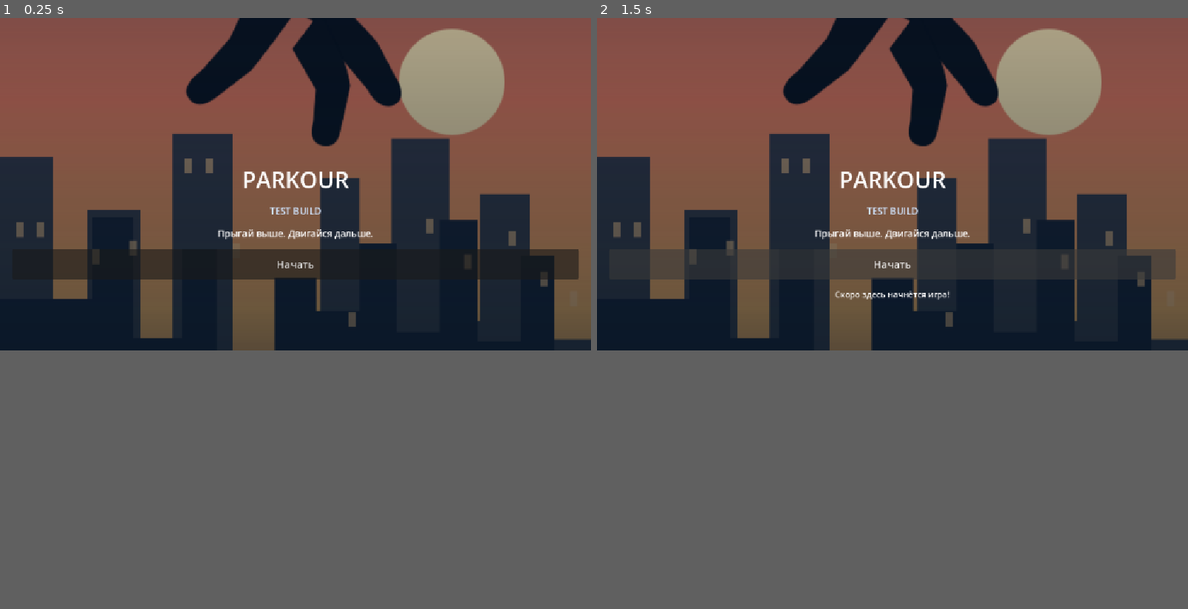
Above: before the commit, frames 1-2 (left to right).
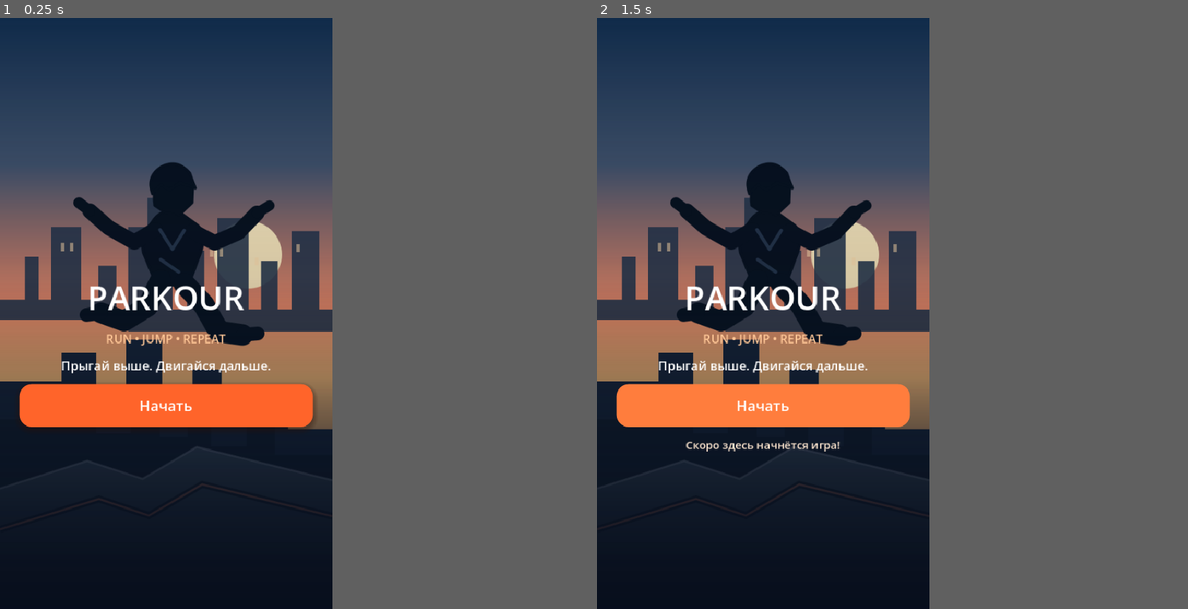
Above: after the commit, the same moments.

Repository: starden-opsv/Parkour
Game: Godot game, scene res://main.tscn
The game is run twice, just before and just after one commit, with the same random seed, the same clock (stepped at 60 frames per second) and the same inputs.
Inputs:
- Up to frame 1 (0.25 s): no input
- Up to frame 2 (1.5 s): click "Начать" at 0.5 s; click "Начать" at 1.25 s
In our replay, the window is 800x450 before the commit and 450x800 after it. These sizes can differ from the game's own. Grey fills any space a smaller window leaves; there, only what the larger window draws over its background counts as a difference.

The runs differ from the first frame. In frame 1, 64% of the frame differs, in the area x 0-100%, y 0-100%; in frame 2, 66%.

Commit message:
Improve portrait welcome screen and sunset styling

Diff:
--- a/main.tscn
+++ b/main.tscn
@@ -1,7 +1,24 @@
-[gd_scene load_steps=3 format=3]
+[gd_scene load_steps=5 format=3]
 
 [ext_resource type="Texture2D" path="res://splash.svg" id="1_bg"]
 [ext_resource type="Script" path="res://main.gd" id="2_script"]
+
+[sub_resource type="StyleBoxFlat" id="StyleBoxFlat_button"]
+bg_color = Color(1, 0.392157, 0.164706, 1)
+corner_radius_top_left = 18
+corner_radius_top_right = 18
+corner_radius_bottom_right = 18
+corner_radius_bottom_left = 18
+shadow_color = Color(0.16, 0.06, 0.03, 0.35)
+shadow_size = 8
+shadow_offset = Vector2(0, 4)
+
+[sub_resource type="StyleBoxFlat" id="StyleBoxFlat_button_hover"]
+bg_color = Color(1, 0.49, 0.24, 1)
+corner_radius_top_left = 18
+corner_radius_top_right = 18
+corner_radius_bottom_right = 18
+corner_radius_bottom_left = 18
 
 [node name="Main" type="Control"]
 layout_mode = 3
@@ -26,32 +43,32 @@
 anchors_preset = 15
 anchor_right = 1.0
 anchor_bottom = 1.0
-offset_left = 24.0
-offset_top = 72.0
-offset_right = -24.0
-offset_bottom = -56.0
+offset_left = 28.0
+offset_top = 46.0
+offset_right = -28.0
+offset_bottom = -42.0
 grow_horizontal = 2
 grow_vertical = 2
 alignment = 2
-theme_override_constants/separation = 18
+theme_override_constants/separation = 14
 
 [node name="SpacerTop" type="Control" parent="Content"]
-custom_minimum_size = Vector2(0, 210)
+custom_minimum_size = Vector2(0, 310)
 layout_mode = 2
 size_flags_vertical = 3
 
 [node name="Title" type="Label" parent="Content"]
 layout_mode = 2
 theme_override_colors/font_color = Color(1, 1, 1, 1)
-theme_override_font_sizes/font_size = 44
+theme_override_font_sizes/font_size = 48
 text = "PARKOUR"
 horizontal_alignment = 1
 
 [node name="Subtitle" type="Label" parent="Content"]
 layout_mode = 2
-theme_override_colors/font_color = Color(0.82, 0.9, 1, 1)
-theme_override_font_sizes/font_size = 18
-text = "TEST BUILD"
+theme_override_colors/font_color = Color(1, 0.78, 0.59, 1)
+theme_override_font_sizes/font_size = 17
+text = "RUN • JUMP • REPEAT"
 horizontal_alignment = 1
 
 [node name="Tagline" type="Label" parent="Content"]
@@ -63,19 +80,25 @@
 autowrap_mode = 2
 
 [node name="StartButton" type="Button" parent="Content"]
-custom_minimum_size = Vector2(0, 58)
+custom_minimum_size = Vector2(0, 62)
 layout_mode = 2
+theme_override_colors/font_color = Color(1, 1, 1, 1)
+theme_override_colors/font_hover_color = Color(1, 1, 1, 1)
+theme_override_font_sizes/font_size = 21
+theme_override_styles/normal = SubResource("StyleBoxFlat_button")
+theme_override_styles/hover = SubResource("StyleBoxFlat_button_hover")
+theme_override_styles/pressed = SubResource("StyleBoxFlat_button_hover")
 text = "Начать"
-theme_override_font_sizes/font_size = 20
 
 [node name="StatusLabel" type="Label" parent="Content"]
 layout_mode = 2
-theme_override_colors/font_color = Color(1, 1, 1, 1)
+theme_override_colors/font_color = Color(1, 0.91, 0.82, 1)
 text = ""
 horizontal_alignment = 1
+autowrap_mode = 2
 
 [node name="SpacerBottom" type="Control" parent="Content"]
-custom_minimum_size = Vector2(0, 40)
+custom_minimum_size = Vector2(0, 18)
 layout_mode = 2
 size_flags_vertical = 3
 
--- a/project.godot
+++ b/project.godot
@@ -1,10 +1,6 @@
 ; Engine configuration file.
 ; It's best edited using the editor UI and not directly,
-; since the parameters that go here are not all obvious.
-;
-; Format:
-;   [section] ; section goes between []
-;   param=value ; assign values to parameters
+; since the parameters here are not all obvious.
 
 config_version=5
 
@@ -17,8 +13,11 @@
 
 [display]
 
+window/size/viewport_width=480
+window/size/viewport_height=854
 window/stretch/mode="canvas_items"
 window/stretch/aspect="expand"
+window/handheld/orientation=1
 
 [physics]
 
--- a/splash.svg
+++ b/splash.svg
@@ -1,24 +1,49 @@
 <svg xmlns="http://www.w3.org/2000/svg" width="480" height="854" viewBox="0 0 480 854">
-<defs><linearGradient id="sky" x2="0" y2="1"><stop stop-color="#092746"/><stop offset=".42" stop-color="#e77c61"/><stop offset=".62" stop-color="#ffbd69"/><stop offset="1" stop-color="#101a2d"/></linearGradient><linearGradient id="shade" x2="0" y2="1"><stop stop-color="#06111f" stop-opacity="0"/><stop offset="1" stop-color="#06111f" stop-opacity=".96"/></linearGradient></defs>
+<defs>
+ <linearGradient id="sky" x1="0" y1="0" x2="0" y2="1"><stop stop-color="#102b4a"/><stop offset=".25" stop-color="#40516b"/><stop offset=".49" stop-color="#f18b68"/><stop offset=".61" stop-color="#ffbd76"/><stop offset="1" stop-color="#182239"/></linearGradient>
+ <linearGradient id="dark" x1="0" y1="0" x2="0" y2="1"><stop stop-color="#091522" stop-opacity="0"/><stop offset=".44" stop-color="#091522" stop-opacity=".15"/><stop offset="1" stop-color="#080f1d" stop-opacity=".98"/></linearGradient>
+ <linearGradient id="roof" x1="0" y1="0" x2="0" y2="1"><stop stop-color="#344153"/><stop offset="1" stop-color="#101827"/></linearGradient>
+</defs>
 <rect width="480" height="854" fill="url(#sky)"/>
-<circle cx="367" cy="344" r="43" fill="#fff0bd" opacity=".96"/>
-<g fill="#23354b" opacity=".9"><path d="M0 405h43v125h28V448h43v104h26V386h49v185H0z"/><path d="M260 422h32v105h26V390h47v148h25V435h40v118h50V510h0v100H260z"/></g>
-<g fill="#17263a"><path d="M0 520h75v-66h33v98h40V480h28v91h47v-68h34v100H0z"/><path d="M247 530h45v-55h30v72h35v-91h31v99h35v-70h27v83h50v-125h0v195H247z"/></g>
-<g fill="#ffcf91" opacity=".65"><path d="M13 458h6v12h-6zm17 0h6v12h-6zm45 22h6v12h-6zm30-7h6v12h-6zm45-67h6v12h-6zm17 0h6v12h-6zm22 69h6v12h-6zm94 56h6v12h-6zm63-76h6v12h-6zm31 29h6v12h-6zm36-19h6v12h-6zm26 33h6v12h-6zm24 16h6v12h-6z"/></g>
-<path d="M0 642 145 598 211 626 273 579 480 625V854H0z" fill="#101b2d"/>
-<path d="M0 695 156 655 220 680 286 635 480 679V854H0z" fill="#182438"/>
-<path d="M0 726h170l-21 128H0zM480 724H307l26 130h147z" fill="#263348"/>
-<path d="M0 726h170l-21 13H0zm480-2H307l5 13h168z" fill="#536176"/>
-<!-- parkour runner silhouette mid-jump -->
-<g fill="#081321" stroke="#081321" stroke-linecap="round" stroke-linejoin="round">
-<path d="M216 255 Q235 232 257 245 L282 270 271 301 241 288 221 277z"/>
-<path d="M222 260 Q193 245 173 220 L143 192 Q133 181 143 174 Q153 170 164 183 L198 202 236 222z" />
-<path d="M263 269 Q288 291 306 312 L324 346 Q329 359 318 363 Q307 365 299 350 L279 326 251 304z"/>
-<path d="M240 286 Q223 310 204 334 L174 357 Q160 367 153 356 Q148 347 164 335 L187 309 203 275z"/>
-<path d="M260 288 Q280 321 284 347 L276 384 Q273 398 261 395 Q250 391 255 376 L257 350 238 317z"/>
-<path d="M223 244 Q222 224 238 216 Q255 211 267 225 L275 247 258 266 235 263z"/>
-<circle cx="246" cy="205" r="20"/>
-<path d="M228 202 Q238 178 259 189 L269 203 256 198 242 205z"/>
+<circle cx="358" cy="342" r="49" fill="#fff0c2" opacity=".92"/>
+<!-- distant city skyline -->
+<g fill="#26364c" opacity=".9">
+<path d="M0 407h36v-62h20v62h18v-105h43v105h25v-49h26v78H0z"/>
+<path d="M185 421v-119h28v-42h36v161h21v-85h25v85h19v-132h45v132h18v-70h24v70h20v-113h40v113h19v-58h29v90H185z"/>
 </g>
-<rect width="480" height="854" fill="url(#shade)"/>
+<g fill="#ffdbab" opacity=".56">
+<path d="M88 325h5v12h-5zm13 0h5v12h-5zm93-10h5v10h-5zm13 0h5v10h-5zm43 62h5v11h-5zm53-44h5v12h-5zm14 0h5v12h-5zm51 13h5v11h-5zm60-19h5v11h-5zm-310 99h5v10h-5z"/>
+</g>
+<!-- near rooftops -->
+<path d="M0 525h89v-41h50v70h43v-89h52v110h44v-67h42v74h44v-48h52v60h64v260H0z" fill="#172338"/>
+<path d="M0 580h106v-23h33v43h50v-54h42v60h40v-34h34v47h51v-30h41v42h83v223H0z" fill="#111b2c"/>
+<!-- foreground rooftop edges -->
+<path d="M0 680 126 640 206 666 284 620 480 668V854H0z" fill="url(#roof)"/>
+<path d="M0 680 126 640 206 666 284 620 480 668" fill="none" stroke="#687184" stroke-width="3" opacity=".6"/>
+<path d="M0 739 143 695 215 719 292 674 480 720" fill="none" stroke="#080f1c" stroke-width="10" opacity=".65"/>
+<!-- back-view traceur in mid jump -->
+<g fill="#07111f" stroke="#07111f" stroke-width="15" stroke-linecap="round" stroke-linejoin="round">
+<!-- torso and jacket -->
+<path d="M219 296 Q232 274 257 279 L286 300 Q300 316 287 346 L271 390 224 381 207 339 Q202 315 219 296Z" stroke-width="4"/>
+<!-- left arm reaching out -->
+<path d="M224 306 194 324 157 303 130 279" fill="none" stroke-width="22"/>
+<path d="M130 279 114 267" fill="none" stroke-width="16"/>
+<!-- right arm extended -->
+<path d="M278 308 310 325 344 310 371 282" fill="none" stroke-width="22"/>
+<path d="M371 282 389 271" fill="none" stroke-width="15"/>
+<!-- legs, dynamically tucked -->
+<path d="M232 378 213 417 179 438 146 426" fill="none" stroke-width="30"/>
+<path d="M146 426 125 429" fill="none" stroke-width="20"/>
+<path d="M266 384 294 414 316 453 350 458" fill="none" stroke-width="31"/>
+<path d="M350 458 372 456" fill="none" stroke-width="20"/>
+<!-- head viewed from behind -->
+<path d="M223 271 Q218 239 240 226 Q264 218 279 241 L278 267 259 285 236 280Z" stroke-width="3"/>
+<!-- hair -->
+<path d="M220 254 Q211 229 233 215 Q256 203 274 224 L282 246 260 238 245 248 232 241Z" stroke-width="4"/>
+<!-- jacket folds -->
+<path d="M231 306 249 334 266 307M232 349l26 18" fill="none" stroke="#24344a" stroke-width="5"/>
+</g>
+<!-- subtle rooftop edge highlights -->
+<path d="M0 739 143 695 215 719 292 674 480 720" fill="none" stroke="#a45e4e" stroke-width="3" opacity=".6"/>
+<rect width="480" height="854" fill="url(#dark)"/>
 </svg>
